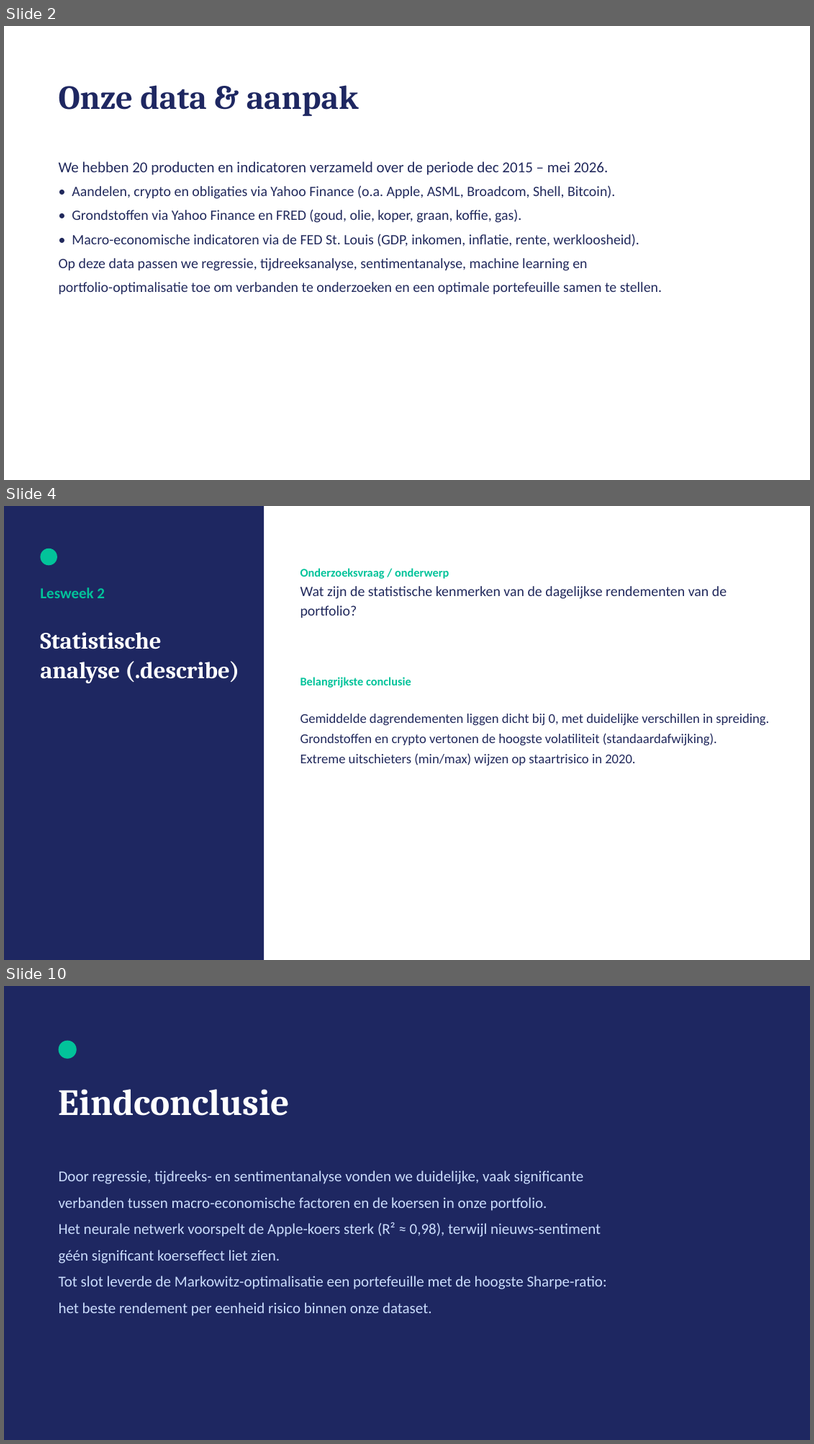
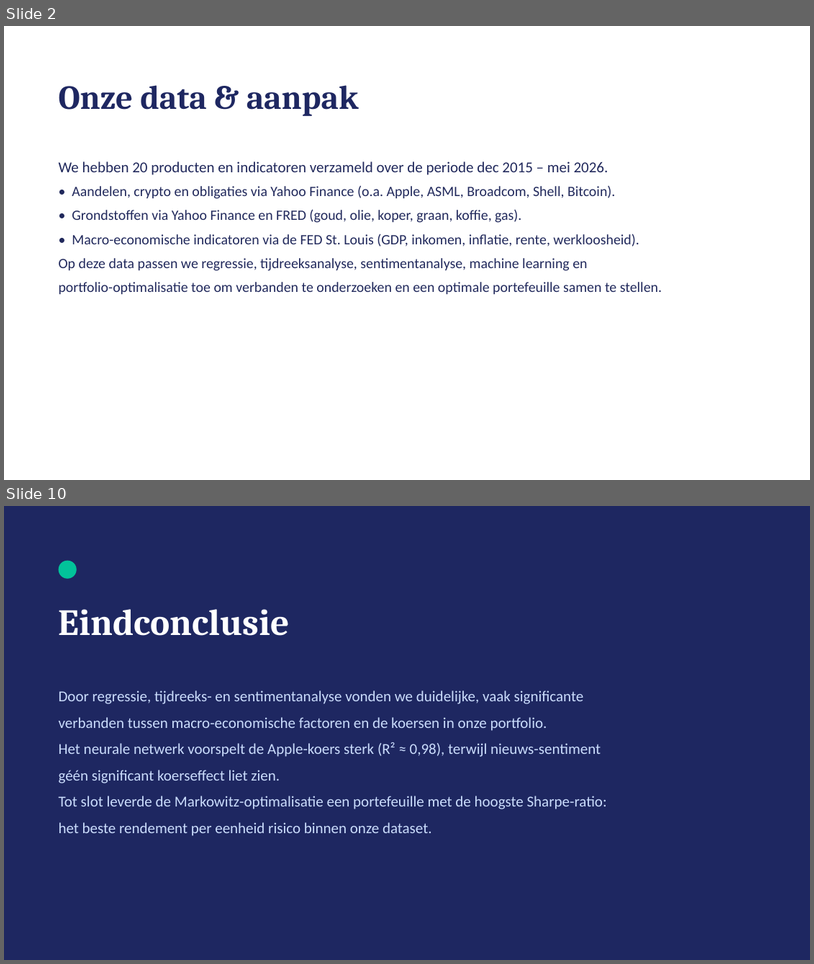
Before and after one commit to michaelraykuster-spec/Werkplaats-2-opdracht-Groep-3, a slide deck: Werkplaats2_Groep3_Eindpresentatie.pptx. Shown one above the other, each under a label of ours: slides 2, 4 and 10 before the commit, slides 2 and 10 after it; the slides between them are not shown. The pictures are 814x1444 and 814x964 pixels, drawn with LibreOffice and Linux fonts; fonts in the diff are those of the drawing. Boxes give left, top, right and bottom in pixels: in the first picture for what was removed or moved away, otherwise in the second. Text is boxed around its words. In the diff, an @@ line names an element or a change of style, - is before the commit and + after.

```diff
--- a/Werkplaats2_Groep3_Eindpresentatie.pptx
+++ b/Werkplaats2_Groep3_Eindpresentatie.pptx
@@ slide 4 removed at [4, 506, 810, 960], background #FFFFFF @@
@@ rectangle removed at [4, 506, 264, 960] @@
@@ ellipse removed at [40, 548, 57, 565] @@
@@ text removed at [301, 568, 727, 618] @@
-Onderzoeksvraag / onderwerp
-Wat zijn de statistische kenmerken van de dagelijkse rendementen van de portfolio?
@@ text removed at [40, 587, 105, 598] @@
-Lesweek 2
@@ text removed at [40, 632, 239, 683] @@
-Statistische analyse (.describe)
@@ text removed at [301, 677, 412, 687] @@
-Belangrijkste conclusie
@@ text removed at [301, 713, 769, 765] @@
-Gemiddelde dagrendementen liggen dicht bij 0, met duidelijke verschillen in spreiding.
-Grondstoffen en crypto vertonen de hoogste volatiliteit (standaardafwijking).
-Extreme uitschieters (min/max) wijzen op staartrisico in 2020.
```
Also in this commit, not shown: 7 slides added, 6 other slides removed.
